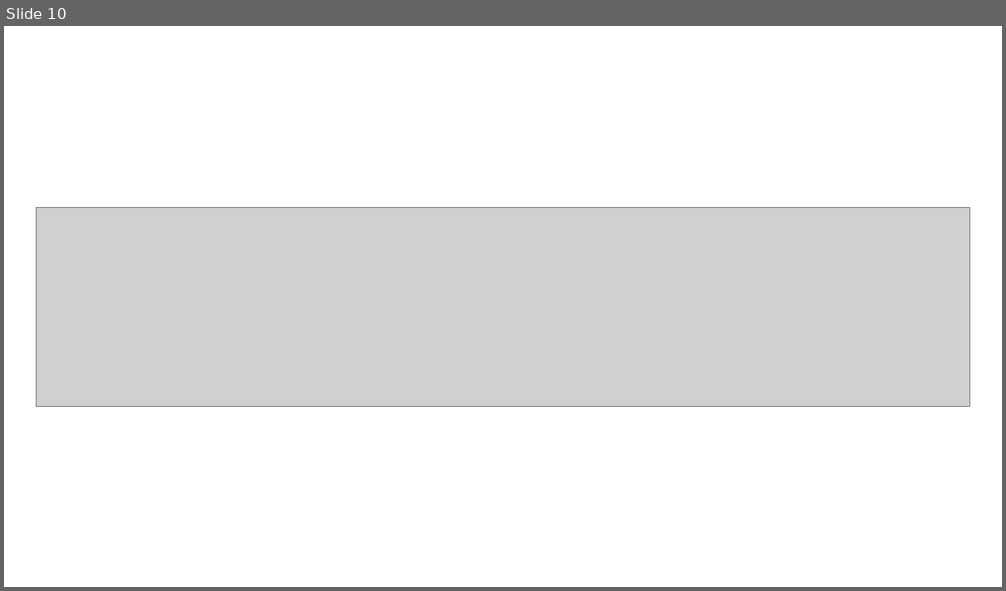
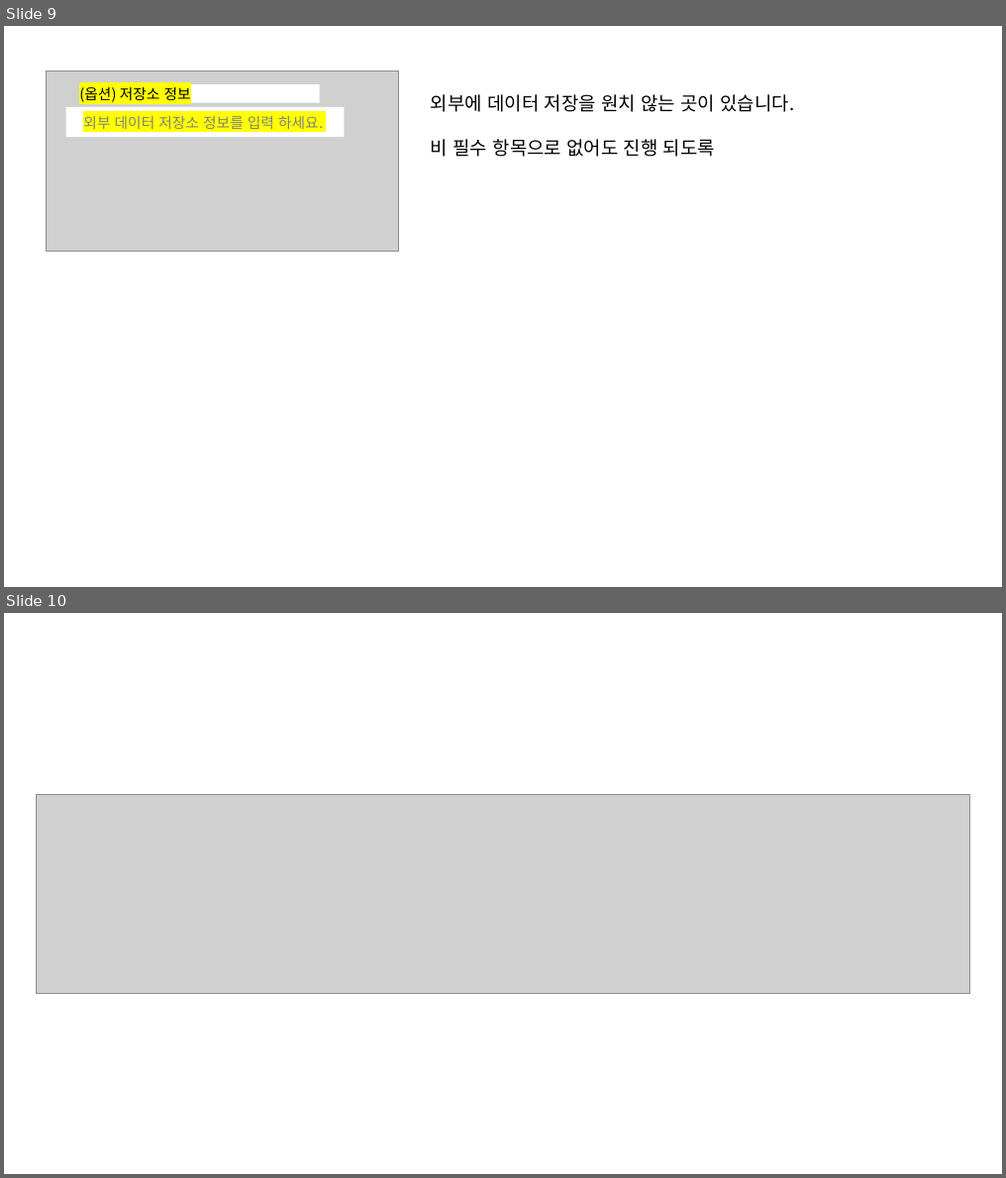
Before and after one commit to bigdata-car/kadap-manual, a slide deck: assets/06-dataspace/image.pptx. Shown one above the other, each under a label of ours: slide 10 before the commit, slides 9 and 10 after it. The pictures are 1006x591 and 1006x1178 pixels, drawn with LibreOffice and Linux fonts; fonts in the diff are those of the drawing; grey boxes stand for pictures. Boxes give left, top, right and bottom in pixels: in the first picture for what was removed or moved away, otherwise in the second. Text is boxed around its words. In the diff, an @@ line names an element or a change of style, - is before the commit and + after.

```diff
--- a/assets/06-dataspace/image.pptx
+++ b/assets/06-dataspace/image.pptx
@@ slide 9 added at (4, 26, 1002, 587), background #FFFFFF @@
@@ picture added at (46, 71, 399, 252) @@
@@ rectangle added at (79, 84, 319, 102), fill #FFFFFF, 14 pt, text #000000 @@
+(옵션) 저장소 정보
@@ rectangle added at (66, 107, 345, 137), fill #FFFFFF, 14 pt, text #808080 @@
+외부 데이터 저장소 정보를 입력 하세요.
@@ text added at (431, 94, 794, 157), 18 pt, text #000000 @@
+외부에 데이터 저장을 원치 않는 곳이 있습니다.
+비 필수 항목으로 없어도 진행 되도록
```
Also in this commit, not shown: 1 slide changed.
